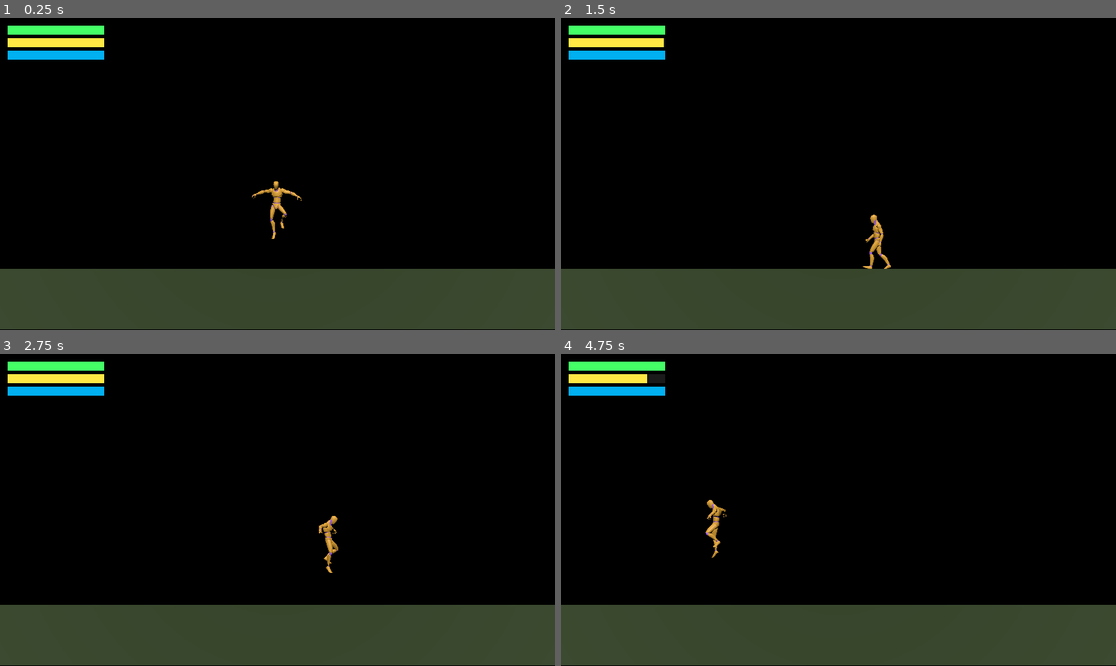
Above: before the commit, frames 1-4 (two rows, left to right).
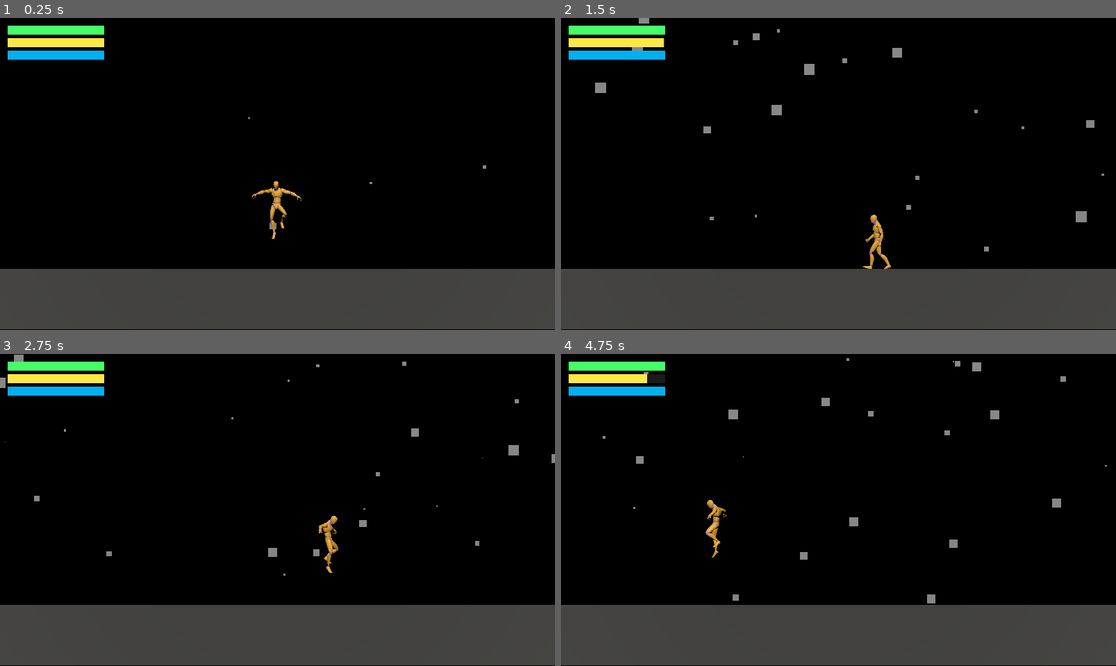
Above: after the commit, the same moments.

Repository: eltom1/Lone-Orbit
Game: Godot game, scene res://mundo.tscn
Same seed, same stepped clock (60 frames per second), same inputs: the game is played once before the commit and once after it.
Inputs:
- Up to frame 1 (0.25 s): no input
- Up to frame 2 (1.5 s): hold D (RIGHT) 0.53-1.28 s; hold Ctrl (CTRL) 0.53-1.28 s; hold A (LEFT) from 1.28 s (still down); tap Shift (SHIFT) at 1.35 s
- Up to frame 3 (2.75 s): release A (LEFT) at 2.03 s; hold D (RIGHT) from 2.03 s (still down); tap Space (SPACE) at 2.1 s
- Up to frame 4 (4.75 s): tap Ctrl (CTRL) at 2.85 s; release D (RIGHT) at 3.53 s; hold Shift (SHIFT) 3.53-4.28 s; hold A (LEFT) from 3.53 s (still down); tap Space (SPACE) at 4.35 s

The runs differ from the first frame. In frame 1, less than 0.1% of the frame differs, in the area x 44-88%, y 31-68%; in frame 2, 0.6%, in the area x 6-98%, y 0-75%; in frame 3, 0.4%; in frame 4, 0.5%.

Commit message:
estrellas xd

Diff:
--- a/mundo.tscn
+++ b/mundo.tscn
@@ -17,11 +17,25 @@
 size = Vector3(30.269135, 1.8864746, 1)
 
 [sub_resource type="StandardMaterial3D" id="StandardMaterial3D_fw4w5"]
-albedo_color = Color(0.21302305, 0.2843897, 0.15317188, 1)
+albedo_color = Color(0.26303568, 0.25937828, 0.2494528, 1)
 
 [sub_resource type="BoxMesh" id="BoxMesh_otwa2"]
 material = SubResource("StandardMaterial3D_fw4w5")
 size = Vector3(40, 0.1, 40)
+
+[sub_resource type="ParticleProcessMaterial" id="ParticleProcessMaterial_fw4w5"]
+lifetime_randomness = 1.0
+emission_shape_offset = Vector3(20, 10, 0.1)
+emission_shape_scale = Vector3(20, 10, 0.1)
+emission_shape = 3
+emission_box_extents = Vector3(1, 1, 1)
+scale_min = 0.0
+scale_max = 7.2
+scale_over_velocity_min = 843.32
+scale_over_velocity_max = 843.32
+
+[sub_resource type="QuadMesh" id="QuadMesh_otwa2"]
+size = Vector2(0.05, 0.05)
 
 [node name="Node3D" type="Node3D" unique_id=926419767]
 
@@ -114,3 +128,9 @@
 offset_right = 216.0
 offset_bottom = 86.0
 color = Color(5.583167e-06, 0.69118947, 0.9461009, 1)
+
+[node name="GPUParticles3D" type="GPUParticles3D" parent="." unique_id=1643345865]
+transform = Transform3D(1, 0, 0, 0, 1, 0, 0, 0, 1, -12.435461, 0, -5.510277)
+amount = 200
+process_material = SubResource("ParticleProcessMaterial_fw4w5")
+draw_pass_1 = SubResource("QuadMesh_otwa2")
